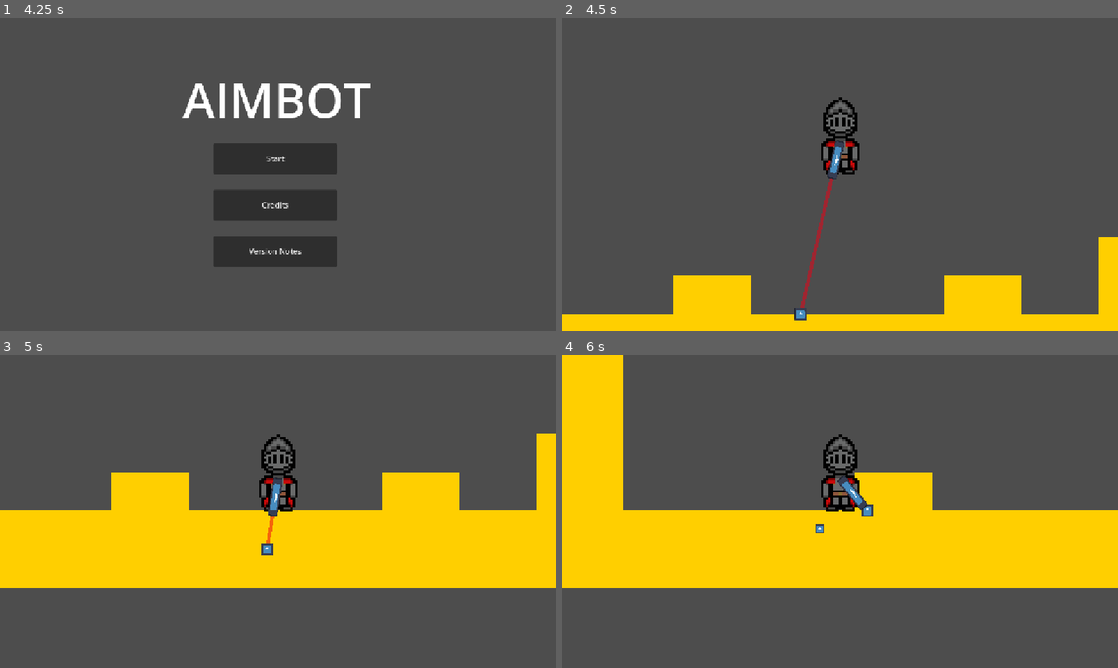
Above: before the commit, frames 1-4 (two rows, left to right).
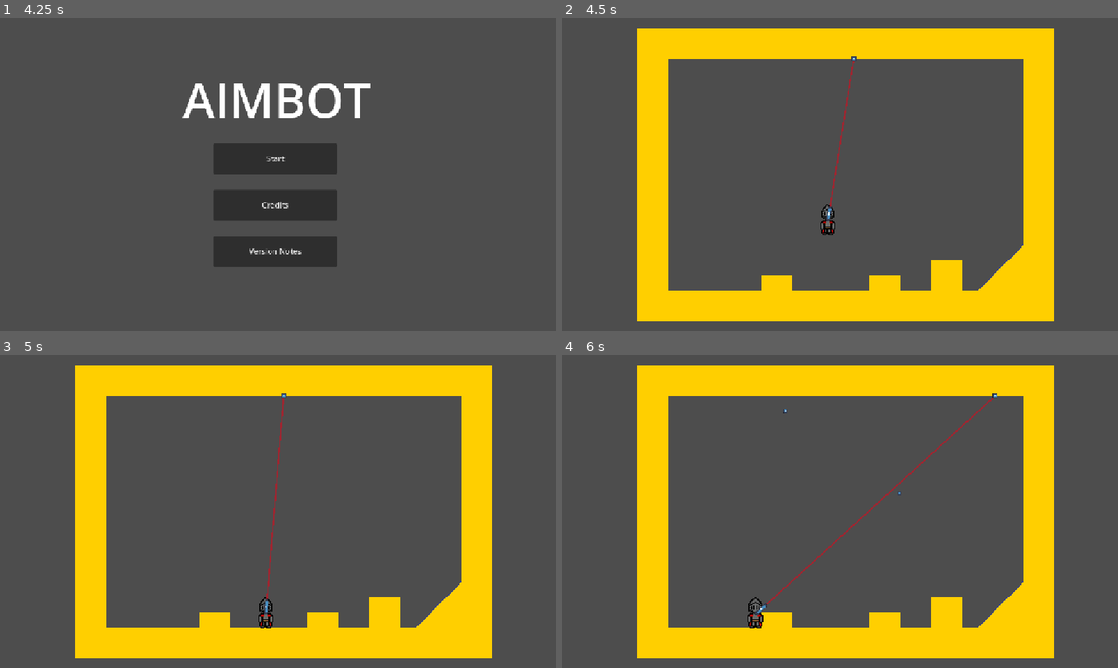
Above: after the commit, the same moments.

Repository: ChaosWaffle1/AIMBOT
Game: Godot game, scene res://scenes/splash_screen.tscn
Two runs of this game, one before a commit and one after it. Both use one fixed random seed, a clock stepped at 60 frames per second and the inputs below. The engine's default icon, where the game draws it, is replaced by a stand-in: a white triangle on a blue panel in a dark square.
Inputs (mouse positions are in pixels of both pictures, inside the frame that each line leads up to):
- Up to frame 1 (4.25 s): tap Enter at 0.5 s; move the mouse to (400, 158) at 0.52 s; press the mouse at (400, 158) at 0.53 s; hold D (right) 0.53-2.03 s; tap W (jump) at 0.77, 1.52, 3.02, 3.77 s; move the mouse to (166, 190) at 1.27 s; release the mouse at (166, 190) at 1.28 s; click (166, 190) at 1.35 s; tap Space at 2 s; move the mouse to (333, 105) at 2.02 s; press the mouse at (333, 105) at 2.03 s; hold A (left) 2.03-2.78 s; move the mouse to (250, 237) at 2.77 s; release the mouse at (250, 237) at 2.78 s; hold D (right) from 2.78 s (still down); click (250, 237) at 2.85 s; move the mouse to (444, 221) at 3.52 s; press the mouse at (444, 221) at 3.53 s
- Up to frame 2 (4.5 s): release D (right) at 4.25 s; release the mouse at (1006, 221) at 4.25 s; click "Start" at 4.25 s
- Up to frame 3 (5 s): no input
- Up to frame 4 (6 s): move the mouse to (673, 464) at 5.02 s; hold A (left) 5.03-5.78 s; click (673, 464) at 5.1 s; tap W (jump) at 5.27 s; move the mouse to (867, 511) at 5.77 s; press the mouse at (867, 511) at 5.78 s; hold D (right) from 5.78 s (still down)

Frame 1 is identical in both runs. In frame 2, 27% of the frame differs, in the area x 0-100%, y 3-100%; in frame 3, 49%; in frame 4, 52%, in the area x 0-100%, y 0-97%.

Commit message:
Adjusted camera in level to be static

Diff:
--- a/scenes/base_level.tscn
+++ b/scenes/base_level.tscn
@@ -11,5 +11,6 @@
 [node name="Player" parent="." instance=ExtResource("2_0n1tn")]
 position = Vector2(-11, -70)
 
-[node name="Camera2D" type="Camera2D" parent="Player"]
-zoom = Vector2(5, 5)
+[node name="Camera2D" type="Camera2D" parent="."]
+position = Vector2(2, -120)
+zoom = Vector2(2, 2)
Not shown: 1 places in scenes/player.tscn that only renumber resources
Not shown: 1 places in scenes/scroll_notes.tscn that only renumber resources
